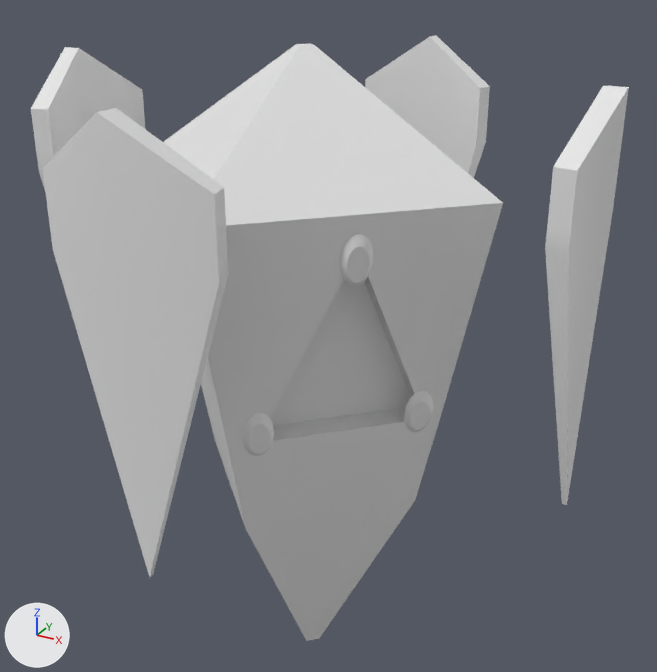
A saved change to the FBX model Assets/Models/Enemy/enemy_mdl.fbx.
One viewpoint serves both versions: a 50 mm lens placed at (2.2, -3.88, 3.07), pointed at (-0.01, 0.15, 1.06). Every picture has the same lights, and +X, +Y and +Z are marked at lower left. Where no turn or scale is listed for an object, it has been applied to the vertices.

The first picture shows 'body_nskn', 'shieldLeftBack_nskn', 'shieldLeftFront_nskn', 'shieldRightBack_nskn', 'shieldRightFront_nskn'.
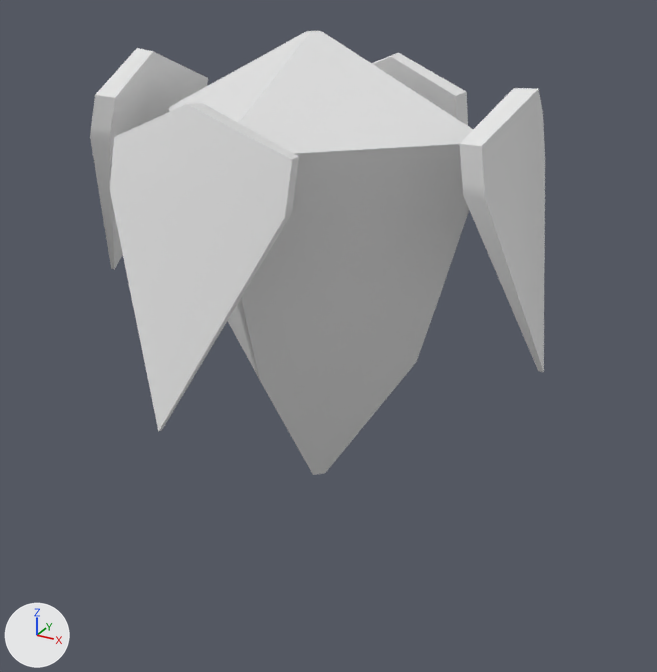
Where the newer file only moved an object's origin or applied its transform, the numbers keep the older frame.

Boxes (x1, y1, x2, y2) around the edits, measured in the pictures (657 x 672 px):
```json
{"object": "body_nskn", "change": "mesh rescaled", "before": [163, 43, 503, 641], "after": [167, 31, 473, 475], "on screen": "10% narrower, 26% shorter"}
{"object": "shieldRightFront_nskn", "change": "reshaped", "before": [42, 108, 228, 578], "after": [459, 88, 545, 372], "on screen": "53% narrower, 39% shorter"}
{"object": "shieldRightBack_nskn", "change": "reshaped", "before": [31, 47, 146, 189], "after": [110, 103, 299, 432]}
{"object": "shieldLeftFront_nskn", "change": "reshaped", "before": [545, 86, 629, 505], "after": [372, 52, 468, 126]}
{"object": "shieldLeftBack_nskn", "change": "reshaped", "before": [365, 35, 490, 178], "after": [90, 48, 208, 270]}
```

Edits to the scene script, one JSON object a line:
```json
{"block": "me_mesh_001", "where": "# used by ob_shieldrightfront_nskn; location = (-0.025, -1.383, 2.166)"}
{"op": "remove", "block": "me_mesh_001", "code": "me_mesh_001.from_pydata(...)  # 18 vertices, 16 faces; spans x -0.4..0.4, y -0.1..0.1, z -1.65..0.35"}
{"op": "add", "block": "me_mesh_001", "code": "me_mesh_001.from_pydata(...)  # 18 vertices, 16 faces; spans x 0.91..1.25, y 0.97..1.8, z -0.98..0.32"}
{"block": "me_mesh_001", "change": "me_mesh_001 part 4: 18 of 18 vertices moved; they spanned x -0.4..0.4, y -0.1..0.1, z -1.65..0.35 and now span x 0.91..1.25, y 0.97..1.8, z -0.98..0.32; mean shift (1.03, 1.36, 0.16); largest move (0.0, -0.06, -1.65) -> (1.25, 1.38, -0.98)"}
{"block": "me_mesh_003", "where": "# used by ob_shieldleftback_nskn; location = (-0.035, 1.449, 2.166)"}
{"op": "remove", "block": "me_mesh_003", "code": "me_mesh_003.from_pydata(...)  # 18 vertices, 16 faces; spans x -0.4..0.4, y -0.1..0.1, z -1.65..0.35"}
{"op": "add", "block": "me_mesh_003", "code": "me_mesh_003.from_pydata(...)  # 18 vertices, 16 faces; spans x -1.38..-0.88, y -1.86..-1.02, z -0.92..0.37"}
{"block": "me_mesh_003", "change": "me_mesh_003 part 1: 18 of 18 vertices moved; they spanned x -0.4..0.4, y -0.1..0.1, z -1.65..0.35 and now span x -1.38..-0.88, y -1.86..-1.02, z -0.92..0.37; mean shift (-1.03, -1.42, 0.21); largest move (0.0, 0.06, -1.65) -> (-1.38, -1.44, -0.91)"}
{"block": "me_mesh_004", "where": "# used by ob_shieldleftfront_nskn; location = (1.352, -0.029, 2.166)"}
{"op": "remove", "block": "me_mesh_004", "code": "me_mesh_004.from_pydata(...)  # 18 vertices, 16 faces; spans x -0.13..0.1, y -0.4..0.4, z -1.65..0.35"}
{"op": "add", "block": "me_mesh_004", "code": "me_mesh_004.from_pydata(...)  # 18 vertices, 16 faces; spans x -1.81..-0.94, y 0.85..1.35, z -0.98..0.31"}
{"block": "me_mesh_004", "change": "me_mesh_004 part 2: 18 of 18 vertices moved; they spanned x -0.13..0.1, y -0.4..0.4, z -1.65..0.35 and now span x -1.81..-0.94, y 0.85..1.35, z -0.98..0.31; mean shift (-1.36, 1.01, 0.15); largest move (0.06, 0.01, -1.65) -> (-1.38, 1.35, -0.98)"}
{"block": "me_mesh_002", "where": "# used by ob_shieldrightback_nskn; location = (-1.456, -0.029, 2.166)"}
{"op": "remove", "block": "me_mesh_002", "code": "me_mesh_002.from_pydata(...)  # 18 vertices, 16 faces; spans x -0.1..0.1, y -0.4..0.4, z -1.65..0.35"}
{"op": "add", "block": "me_mesh_002", "code": "me_mesh_002.from_pydata(...)  # 18 vertices, 16 faces; spans x 1.03..1.89, y -1.31..-0.83, z -0.97..0.31"}
{"block": "me_mesh_002", "change": "me_mesh_002 part 5: 18 of 18 vertices moved; they spanned x -0.1..0.1, y -0.4..0.4, z -1.65..0.35 and now span x 1.03..1.89, y -1.31..-0.83, z -0.97..0.31; mean shift (1.44, -0.97, 0.16); largest move (-0.06, 0.0, -1.65) -> (1.46, -1.31, -0.97)"}
{"block": "me_mesh", "where": "me_mesh.from_pydata(...)  # 138 vertices, 107 faces; spans x -1.01..1.01, y -1.01..1.01, z -0.04..3.49"}
{"block": "me_mesh", "where": "# used by ob_body_nskn; location = (-0.043, -0.022, -0.885)"}
{"block": "me_mesh", "change": "me_mesh part 3: the whole mesh is scaled about its middle by (-0.885, -0.851, 0.677), then moved by (0.04, 0.02, 0.63)"}
```
